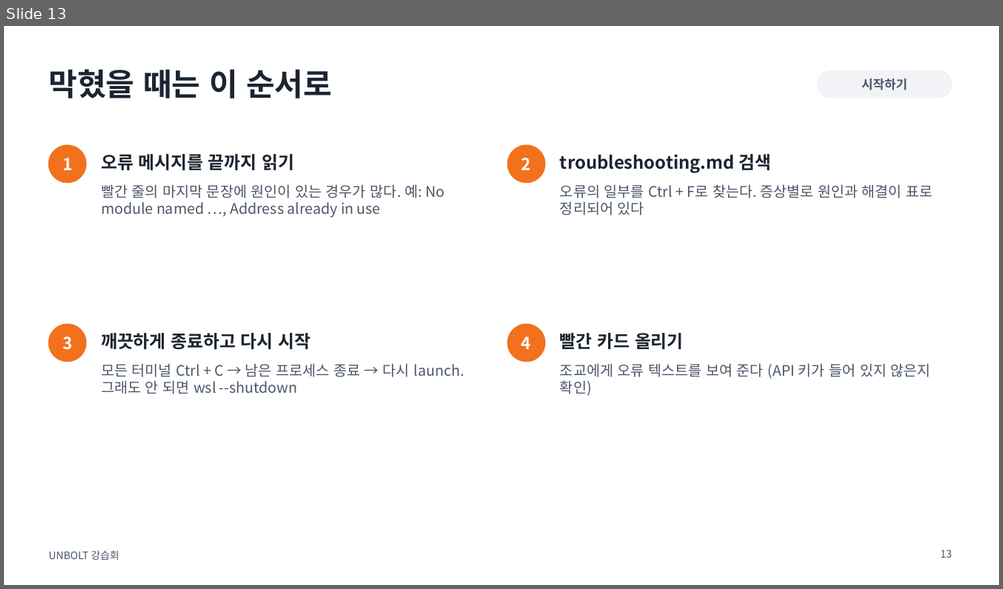
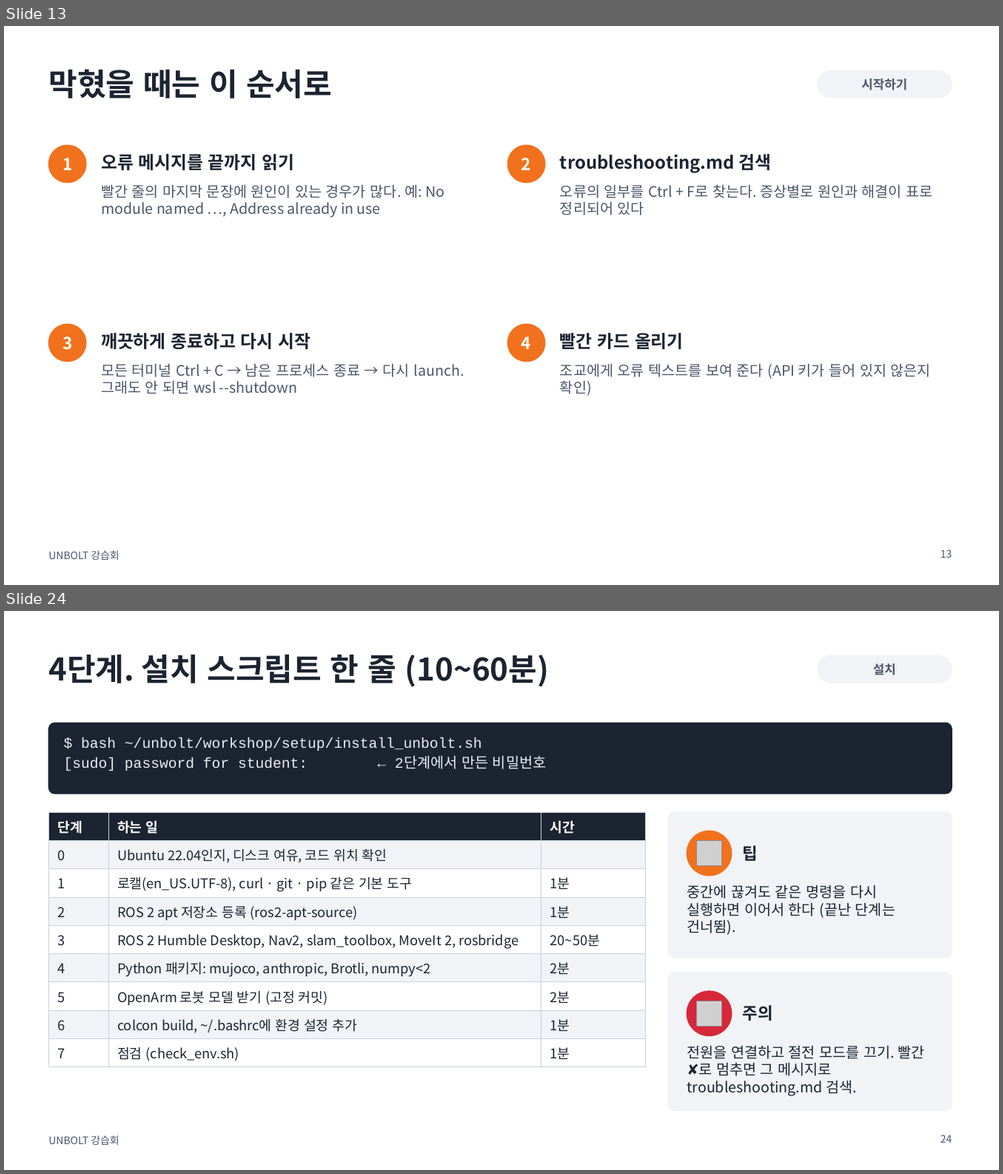
Before and after one commit to sejiny3/AIRLAB, a slide deck: workshop/slides/UNBOLT_workshop.pptx. Shown one above the other, each under a label of ours: slide 13 before the commit, slides 13 and 24 after it; the slides between them are not shown. The pictures are 1003x589 and 1003x1174 pixels, drawn with LibreOffice and Linux fonts; fonts in the diff are those of the drawing; grey boxes stand for pictures. Boxes give left, top, right and bottom in pixels: in the first picture for what was removed or moved away, otherwise in the second. Text is boxed around its words. In the diff, an @@ line names an element or a change of style, - is before the commit and + after.

```diff
--- a/workshop/slides/UNBOLT_workshop.pptx
+++ b/workshop/slides/UNBOLT_workshop.pptx
@@ slide 24 added at box(4, 611, 999, 1170), background #FFFFFF; not listed: 1 template element that a slide beside it also shows @@
@@ title added at box(48, 654, 549, 687), 30 pt, text #1B2430, bold @@
+4단계. 설치 스크립트 한 줄 (10~60분)
@@ rounded rectangle added at box(817, 655, 951, 683), fill #F1F3F6, outline #F1F3F6 1 pt @@
@@ text added at box(873, 664, 896, 675), 12 pt, text #4A5668, bold @@
+설치
@@ rounded rectangle added at box(48, 723, 951, 794), fill #1B2430, outline #1B2430 1 pt @@
@@ text added at box(64, 738, 546, 771), 14 pt, text #E8EEF4 @@
+$ bash ~/unbolt/workshop/setup/install_unbolt.sh
+[sudo] password for student: ← 2단계에서 만든 비밀번호
@@ table added at box(48, 812, 646, 1065), 9 rows, 3 columns @@
+단계 | 하는 일 | 시간
+0 | Ubuntu 22.04인지, 디스크 여유, 코드 위치 확인 | 
+1 | 로캘(en_US.UTF-8), curl · git · pip 같은 기본 도구 | 1분
+2 | ROS 2 apt 저장소 등록 (ros2-apt-source) | 1분
+3 | ROS 2 Humble Desktop, Nav2, slam_toolbox, MoveIt 2, rosbridge | 20~50분
+4 | Python 패키지: mujoco, anthropic, Brotli, numpy<2 | 2분
+5 | OpenArm 로봇 모델 받기 (고정 커밋) | 2분
+6 | colcon build, ~/.bashrc에 환경 설정 추가 | 1분
+7 | 점검 (check_env.sh) | 1분
@@ rounded rectangle added at box(668, 812, 951, 958), fill #F1F3F6, outline #F1F3F6 1 pt @@
@@ ellipse added at box(687, 831, 731, 876), fill #F2711C, outline #F2711C 1 pt @@
@@ picture added at box(697, 841, 722, 866) @@
@@ text added at box(743, 846, 758, 861), 16 pt, text #1B2430, bold @@
+팁
@@ text added at box(686, 885, 895, 935), 14 pt, text #1B2430 @@
+중간에 끊겨도 같은 명령을 다시 실행하면 이어서 한다 (끝난 단계는 건너뜀).
@@ rounded rectangle added at box(668, 973, 951, 1111), fill #F1F3F6, outline #F1F3F6 1 pt @@
@@ ellipse added at box(687, 991, 731, 1037), fill #D62839, outline #D62839 1 pt @@
@@ picture added at box(697, 1001, 722, 1027) @@
@@ text added at box(743, 1005, 773, 1021), 16 pt, text #1B2430, bold @@
+주의
@@ text added at box(686, 1045, 924, 1096), 14 pt, text #1B2430 @@
+전원을 연결하고 절전 모드를 끄기. 빨간 ✘로 멈추면 그 메시지로 troubleshooting.md 검색.
@@ page number added at box(940, 1135, 952, 1143), 10 pt, text #4A5668 @@
+24
```
Also in this commit, not shown: 2 slides changed, 21 other slides added, 9 other files.
